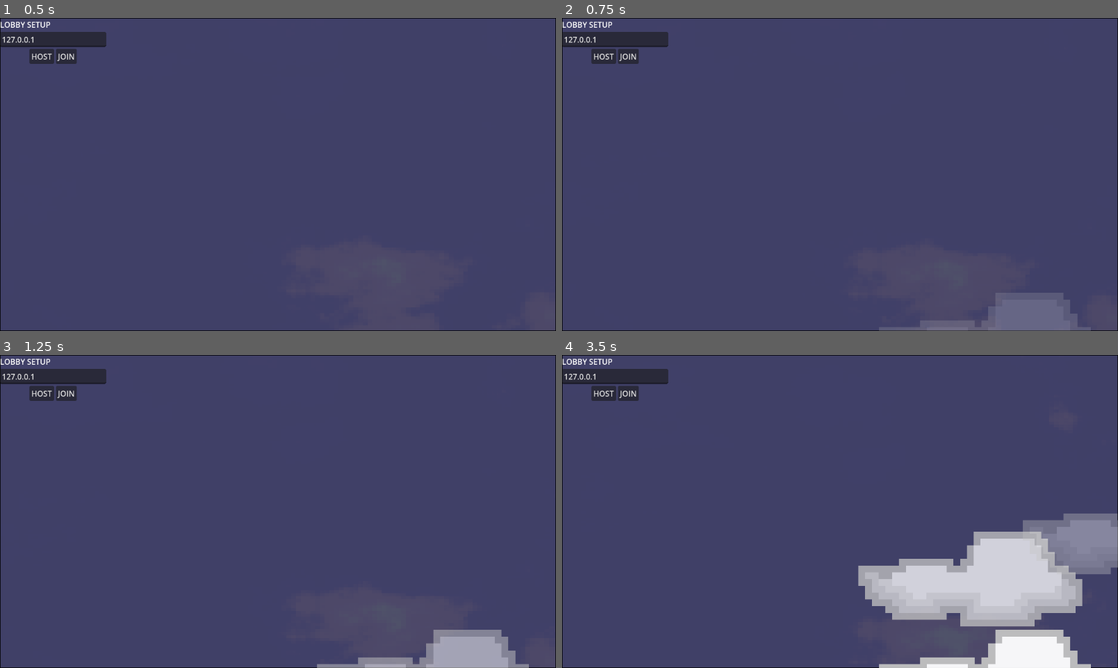
Above: before the commit, frames 1-4 (two rows, left to right).
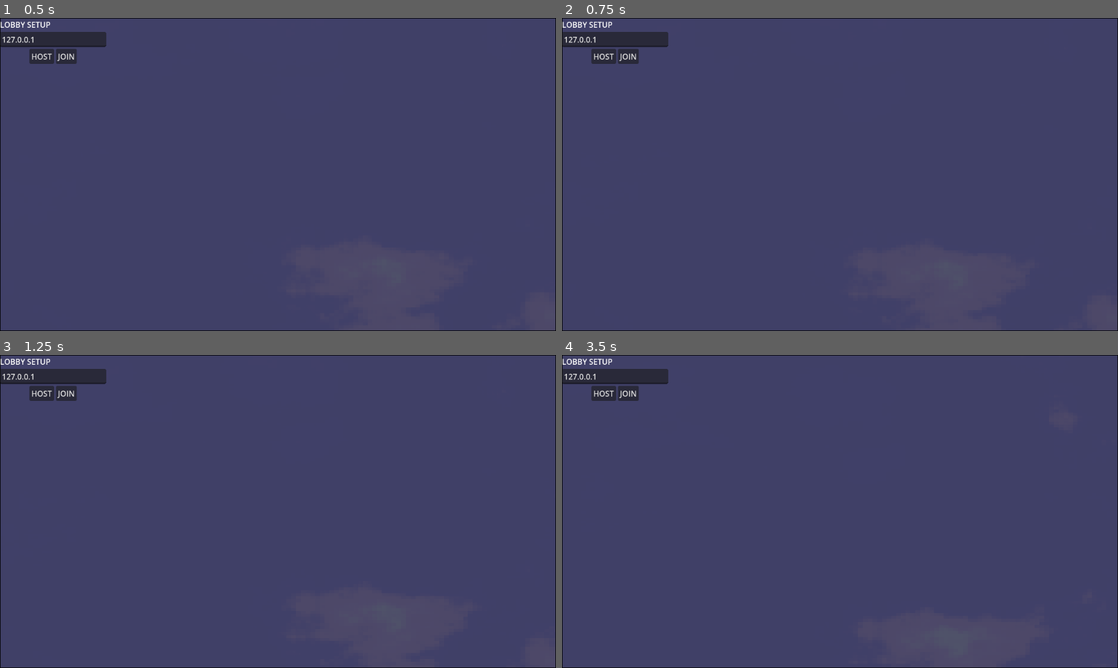
Above: after the commit, the same moments.

Repository: kickflip-games/kiwijam25
Game: Godot game, scene res://scenes/Main.tscn
Same seed, same stepped clock (60 frames per second), same inputs: the game is played once before the commit and once after it.
Inputs (mouse positions are in pixels of both pictures, inside the frame that each line leads up to):
- Up to frame 1 (0.5 s): no input
- Up to frame 2 (0.75 s): tap Enter at 0.5 s; move the mouse to (962, 158) at 0.52 s; hold Space (dash) from 0.53 s (still down)
- Up to frame 3 (1.25 s): keep holding Space (dash)
- Up to frame 4 (3.5 s): move the mouse to (728, 527) at 1.27 s; release Space (dash) at 1.28 s; click (728, 527) at 1.35 s; tap Space (dash) at 2 s; move the mouse to (895, 442) at 2.02 s; hold Space (dash) 2.03-2.78 s; move the mouse to (812, 574) at 2.77 s; click (812, 574) at 2.85 s

Frame 1 is identical in both runs. In frame 2, 1.9% of the frame differs, in the area x 57-96%, y 87-100%; in frame 3, 2.3%; in frame 4, 13%, in the area x 53-100%, y 50-100%.

Commit message:
remove clouds

Diff:
--- a/scenes/Main.tscn
+++ b/scenes/Main.tscn
@@ -6,7 +6,6 @@
 [ext_resource type="PackedScene" uid="uid://corxhrleskgv" path="res://scenes/player/Player.tscn" id="3_c01mt"]
 [ext_resource type="PackedScene" uid="uid://c0qb6qs3taohy" path="res://scenes/networking/LobbyUI.tscn" id="3_nxtc6"]
 [ext_resource type="Script" uid="uid://de3vrhq3v5don" path="res://scenes/networking/multiplayer_spawner.gd" id="4_jlsqs"]
-[ext_resource type="PackedScene" uid="uid://y47yilag0ulc" path="res://scenes/clouds/cloud_spanwer.tscn" id="7_nxtc6"]
 
 [sub_resource type="Environment" id="Environment_nxtc6"]
 glow_enabled = true
@@ -43,7 +42,4 @@
 
 [node name="HighLevelUi" parent="." instance=ExtResource("3_nxtc6")]
 
-[node name="CloudSpanwer" parent="." instance=ExtResource("7_nxtc6")]
-position = Vector2(530, 289)
-
 [editable path="Background"]
Not shown: 1 places in scenes/Main.tscn that only renumber resources
